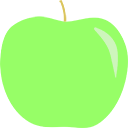
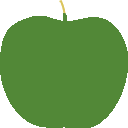
Layer changes from the first 128x128 image to the second:
painted on "Layer 4" over [0,13,128,128]
removed layer "Layer 5" over [59,13,67,22]
removed layer "Layer 2" over [0,16,128,128]
removed layer "Layer 3" over [0,17,127,128]
